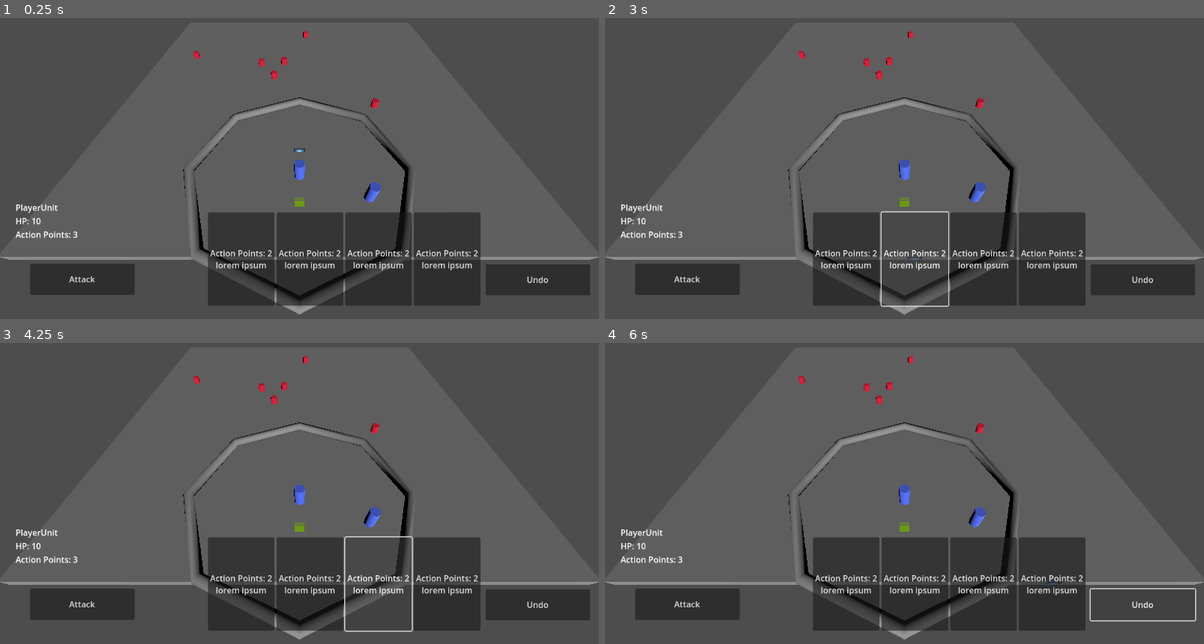
Above: before the commit, frames 1-4 (two rows, left to right).
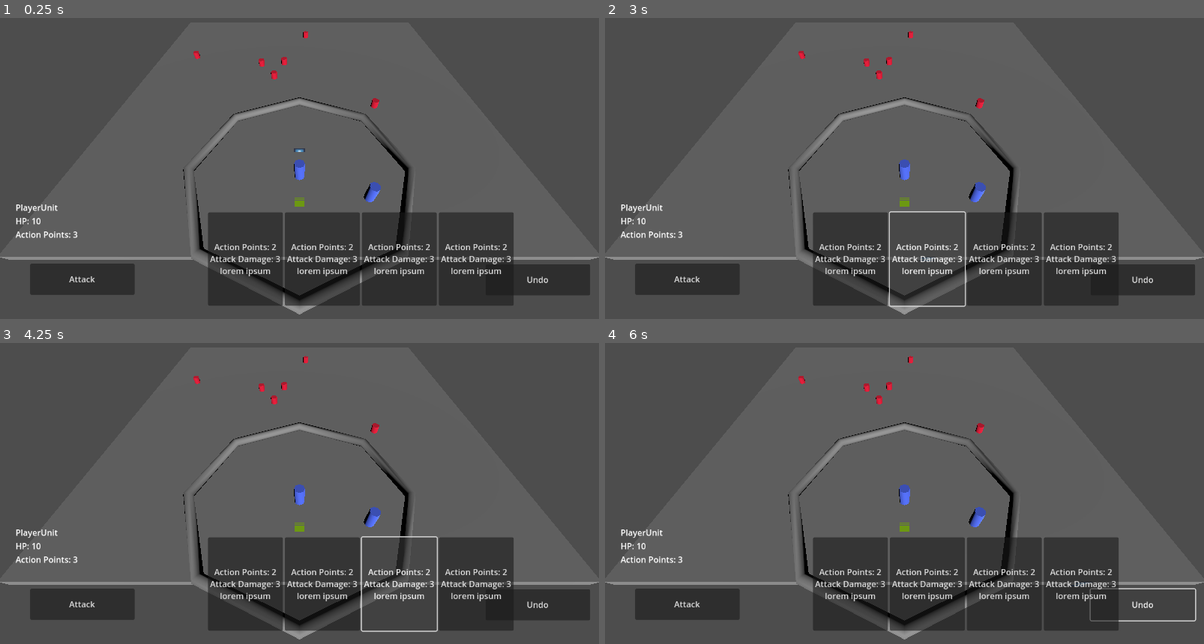
Above: after the commit, the same moments.

Repository: ValorZard/Priyanka-outdated
Game: Godot game, scene res://GameBoard/test_scene.tscn
Two runs of this game, one before a commit and one after it. Both use one fixed random seed, a clock stepped at 60 frames per second and the inputs below. The engine's default icon, where the game draws it, is replaced by a stand-in: a white triangle on a blue panel in a dark square.
Inputs:
- Up to frame 1 (0.25 s): no input
- Up to frame 2 (3 s): click "Attack" at 0.5 s; click "Undo" at 1.25 s; click "Action Points: 2 lorem ipsum" (after the commit: "Action Points: 2 Attack Damag…") at 2 s; click "Action Points: 2 lorem ipsum" (after the commit: "Action Points: 2 Attack Damag…") at 2.75 s
- Up to frame 3 (4.25 s): click "Action Points: 2 lorem ipsum" (after the commit: "Action Points: 2 Attack Damag…") at 3.5 s
- Up to frame 4 (6 s): click "Action Points: 2 lorem ipsum" (after the commit: "Action Points: 2 Attack Damag…") at 4.25 s; click "Attack" at 5 s; click "Undo" at 5.75 s

The runs differ from the first frame. In frame 1, 3.6% of the frame differs, in the area x 35-86%, y 64-96%; in frame 2, 3.7%; in frame 3, 3.7%, in the area x 35-86%, y 64-97%; in frame 4, 3.7%.

Commit message:
minor card adjustments

Diff:
--- a/Cards/CardData.tres
+++ b/Cards/CardData.tres
@@ -5,5 +5,5 @@
 [resource]
 script = ExtResource("1_57ebq")
 action_point_cost = 2
-attack_damage = 2
+attack_damage = 3
 description = "lorem ipsum"
--- a/UI/CardButton.gd
+++ b/UI/CardButton.gd
@@ -8,7 +8,7 @@
 
 # Called when the node enters the scene tree for the first time.
 func _ready():
-	self.text = str("Action Points: ", card_data.action_point_cost, "\n", card_data.description)
+	self.text = str("Action Points: ", card_data.action_point_cost, "\n", "Attack Damage: ", card_data.attack_damage, "\n", card_data.description)
 	self.connect("button_down", play_card)
 
 
